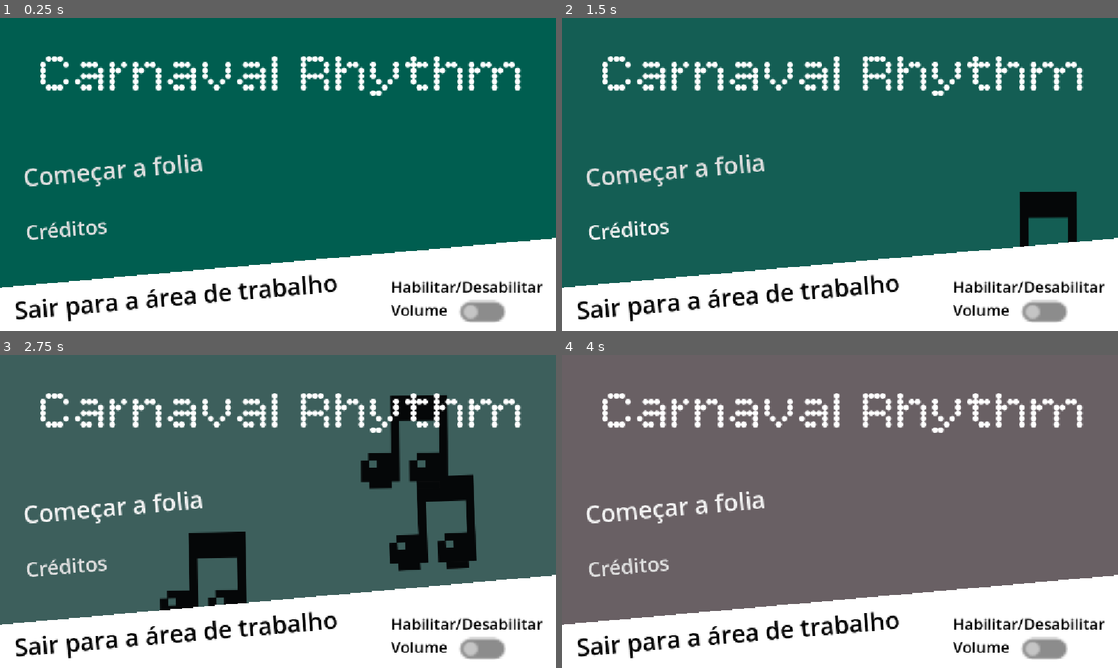
Above: before the commit, frames 1-4 (two rows, left to right).
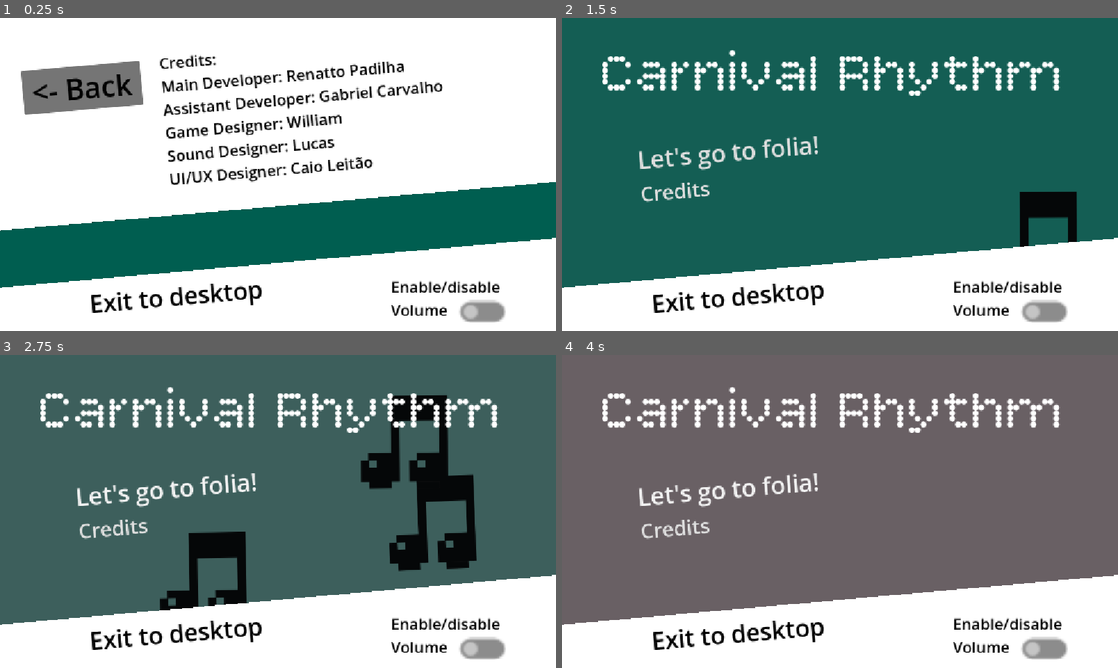
Above: after the commit, the same moments.

Repository: RenattoPadilha/Carnival-Rhythm
Game: Godot game, scene res://Assets/Scenes/menu.tscn
The game is run twice, just before and just after one commit, with the same random seed, the same clock (stepped at 60 frames per second) and the same inputs.
Inputs:
- Up to frame 1 (0.25 s): no input
- Up to frame 2 (1.5 s): click "Créditos" (after the commit: "Credits") at 0.5 s; click "Créditos" (after the commit: "<- Back") at 1.25 s
- Up to frame 3 (2.75 s): click "Começar a folia" (after the commit: "Let's go to folia!") at 2 s
- Up to frame 4 (4 s): click "Começar a folia" (after the commit: "Let's go to folia!") at 2.75 s; hold W (move_up) from 3.53 s (still down)

The runs differ from the first frame. In frame 1, 62% of the frame differs, in the area x 0-100%, y 0-97%; in frame 2, 7.2%; in frame 3, 7.1%; in frame 4, 6.9%.

Commit message:
creditos funcionando

Diff:
--- a/Assets/Scenes/creditos.gd
+++ b/Assets/Scenes/creditos.gd
@@ -1,7 +1,7 @@
 extends Button
-
+@export var panel: Panel
+@onready var anim := panel.get_node("AnimationPlayer")
 @export var cor_texto := Color.WHITE
-
 func _ready():
 	var bg = get_tree().get_first_node_in_group("background")
 	if bg:
@@ -25,3 +25,6 @@
 	add_theme_color_override("font_pressed_color", nova_cor)
 	add_theme_color_override("font_focus_color", nova_cor)
 	add_theme_color_override("font_disabled_color", nova_cor)
+
+func _on_pressed() -> void:
+	panel.visible = !panel.visible # Replace with function body.
--- /dev/null
+++ b/Assets/Scenes/exit.gd
@@ -0,0 +1,18 @@
+extends Button
+
+
+# Called when the node enters the scene tree for the first time.
+func _ready() -> void:
+	pass # Replace with function body.
+
+
+# Called every frame. 'delta' is the elapsed time since the previous frame.
+func _process(delta: float) -> void:
+	pass
+
+func _on_exit_pressed() -> void:
+	get_tree().quit() # Replace with function body.
+
+
+func _on_pressed() -> void:
+	get_tree().quit() # Replace with function body.
--- a/Assets/Scenes/menu.tscn
+++ b/Assets/Scenes/menu.tscn
@@ -5,9 +5,15 @@
 [ext_resource type="FontFile" uid="uid://csapjdw3b8iy2" path="res://Assets/BitcountPropSingle-VariableFont_CRSV,ELSH,ELXP,slnt,wght.ttf" id="2_sph7x"]
 [ext_resource type="Script" uid="uid://0pkn2m28jubg" path="res://Assets/Scenes/letter_swapbackground.gd" id="4_fjdk5"]
 [ext_resource type="Script" uid="uid://bj4vdvpvstdus" path="res://Assets/Scenes/creditos.gd" id="4_j1b4o"]
+[ext_resource type="Script" uid="uid://5ajjjg2nvlt8" path="res://Assets/Scenes/exit.gd" id="6_dkalm"]
+[ext_resource type="Script" uid="uid://d1wry4tgnrf3d" path="res://Assets/Scenes/voltar_credits_btn.gd" id="6_hnoqu"]
 
 [sub_resource type="CanvasTexture" id="CanvasTexture_sph7x"]
 diffuse_texture = ExtResource("1_trrmg")
+
+[sub_resource type="CanvasItemMaterial" id="CanvasItemMaterial_dkalm"]
+
+[sub_resource type="Theme" id="Theme_vd8hb"]
 
 [node name="Control" type="Control" unique_id=902416814]
 layout_mode = 3
@@ -77,33 +83,34 @@
 grow_horizontal = 2
 theme_override_fonts/font = ExtResource("2_sph7x")
 theme_override_font_sizes/font_size = 120
-text = "Carnaval Rhythm"
+text = "Carnival Rhythm"
 
 [node name="Start" type="Button" parent="." unique_id=263317759]
 layout_mode = 0
-offset_left = -19.0
-offset_top = 286.0
-offset_right = 481.0
-offset_bottom = 386.0
+offset_left = 91.0
+offset_top = 249.57787
+offset_right = 591.0
+offset_bottom = 349.57788
 rotation = -0.08726646
 theme_override_colors/font_color = Color(0.875, 0.875, 0.875, 1)
 theme_override_font_sizes/font_size = 50
-text = "Começar a folia"
+text = "Let's go to folia!"
 flat = true
 script = ExtResource("4_fjdk5")
 
-[node name="Creditos" type="Button" parent="." unique_id=844730139]
-layout_mode = 0
-offset_left = -33.999992
-offset_top = 402.99997
-offset_right = 366.0
-offset_bottom = 521.0
+[node name="Creditos" type="Button" parent="." unique_id=844730139 node_paths=PackedStringArray("panel")]
+layout_mode = 0
+offset_left = 63.0
+offset_top = 324.57788
+offset_right = 463.0
+offset_bottom = 442.5779
 rotation = -0.08726646
 scale = Vector2(0.84039617, 0.8278189)
 theme_override_font_sizes/font_size = 50
-text = "Créditos"
+text = "Credits"
 flat = true
 script = ExtResource("4_j1b4o")
+panel = NodePath("../Panel")
 
 [node name="Polygon2D" type="Polygon2D" parent="." unique_id=2065553965]
 position = Vector2(-13, 559.00006)
@@ -124,14 +131,70 @@
 theme_override_colors/icon_pressed_color = Color(0.003921569, 0.36862746, 0.30980393, 1)
 theme_override_colors/icon_hover_color = Color(0.003921569, 0.36862746, 0.30980393, 1)
 theme_override_font_sizes/font_size = 50
-text = "Sair para a área de trabalho"
+text = "Exit to desktop"
 flat = true
+script = ExtResource("6_dkalm")
 
 [node name="Panel" type="Panel" parent="." unique_id=455538613]
-visible = false
-layout_mode = 0
-offset_right = 40.0
-offset_bottom = 40.0
+material = SubResource("CanvasItemMaterial_dkalm")
+layout_mode = 1
+anchors_preset = 15
+anchor_right = 1.0
+anchor_bottom = 1.0
+offset_left = -284.00003
+offset_top = -37.0
+offset_right = 64.0
+offset_bottom = -185.0
+grow_horizontal = 2
+grow_vertical = 2
+rotation = -0.08726646
+theme = SubResource("Theme_vd8hb")
+
+[node name="ColorRect" type="ColorRect" parent="Panel" unique_id=1460461562]
+layout_mode = 1
+anchors_preset = 15
+anchor_right = 1.0
+anchor_bottom = 1.0
+offset_left = -1.9923894
+offset_top = -0.17431147
+offset_right = -1.9923706
+offset_bottom = -0.1743164
+grow_horizontal = 2
+grow_vertical = 2
+
+[node name="Label2" type="Label" parent="Panel" unique_id=452968383]
+layout_mode = 1
+anchors_preset = 3
+anchor_left = 1.0
+anchor_top = 1.0
+anchor_right = 1.0
+anchor_bottom = 1.0
+offset_left = -899.8288
+offset_top = -338.07547
+offset_right = -318.8286
+offset_bottom = -53.07547
+grow_horizontal = 0
+grow_vertical = 0
+theme_override_colors/font_color = Color(0, 0, 0, 1)
+theme_override_font_sizes/font_size = 32
+text = "Credits:
+Main Developer: Renatto Padilha
+Assistant Developer: Gabriel Carvalho
+Game Designer: William
+Sound Designer: Lucas
+UI/UX Designer: Caio Leitão"
+
+[node name="Button" type="Button" parent="Panel" unique_id=911618486 node_paths=PackedStringArray("panel")]
+layout_mode = 0
+offset_left = 312.94382
+offset_top = 174.94055
+offset_right = 559.94385
+offset_bottom = 265.94055
+theme_override_colors/font_color = Color(0, 0, 0, 1)
+theme_override_font_sizes/font_size = 60
+text = " <- Back "
+script = ExtResource("6_hnoqu")
+panel = NodePath("..")
 
 [node name="CheckButton" type="CheckButton" parent="." unique_id=1363866378]
 layout_mode = 0
@@ -159,7 +222,9 @@
 grow_vertical = 0
 theme_override_colors/font_color = Color(0, 0, 0, 1)
 theme_override_font_sizes/font_size = 32
-text = "Habilitar/Desabilitar
+text = "Enable/disable
 Volume"
 
 [connection signal="pressed" from="Creditos" to="Creditos" method="_on_pressed"]
+[connection signal="pressed" from="Exit" to="Exit" method="_on_pressed"]
+[connection signal="pressed" from="Panel/Button" to="Panel/Button" method="_on_pressed"]
--- /dev/null
+++ b/Assets/Scenes/voltar_credits_btn.gd
@@ -0,0 +1,15 @@
+extends Button
+@export var panel: Panel
+
+# Called when the node enters the scene tree for the first time.
+func _ready() -> void:
+	pass # Replace with function body.
+
+
+# Called every frame. 'delta' is the elapsed time since the previous frame.
+func _process(delta: float) -> void:
+	pass
+
+
+func _on_pressed() -> void:
+	panel.visible = !panel.visible# Replace with function body.
--- /dev/null
+++ b/Tycoon/garage.tscn
@@ -0,0 +1,9 @@
+[gd_scene format=3 uid="uid://0fsmf1cv84m1"]
+
+[ext_resource type="Texture2D" uid="uid://wv3l442fuv1a" path="res://Tycoon/Sprite-0003.png" id="1_t7tgx"]
+
+[node name="Node2D" type="Node2D" unique_id=969337862]
+
+[node name="Sprite2D" type="Sprite2D" parent="." unique_id=1905327909]
+position = Vector2(278, 359)
+texture = ExtResource("1_t7tgx")
--- a/project.godot
+++ b/project.godot
@@ -16,7 +16,7 @@
 
 config/name="Carnival Rhythm"
 run/main_scene="uid://cmrr68flkgd5k"
-config/features=PackedStringArray("4.5", "Forward Plus")
+config/features=PackedStringArray("4.6", "Forward Plus")
 config/icon="res://icon.svg"
 
 [autoload]
Not shown, added: Assets/Scenes/exit.gd.uid
Not shown, added: Assets/Scenes/voltar_credits_btn.gd.uid
Binary file added: Tycoon/Sprite-0003.png
Not shown, added: Tycoon/Sprite-0003.png.import
